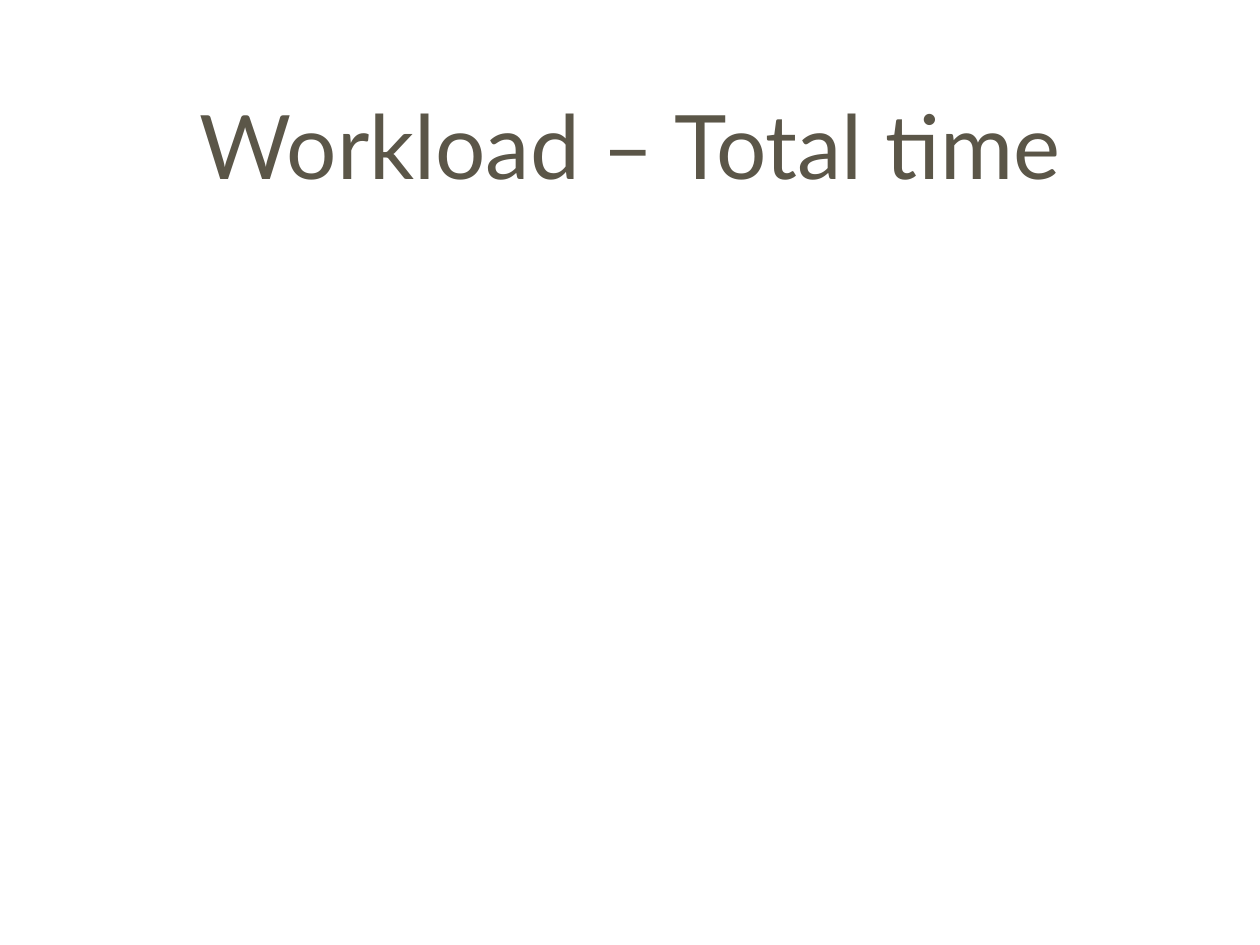
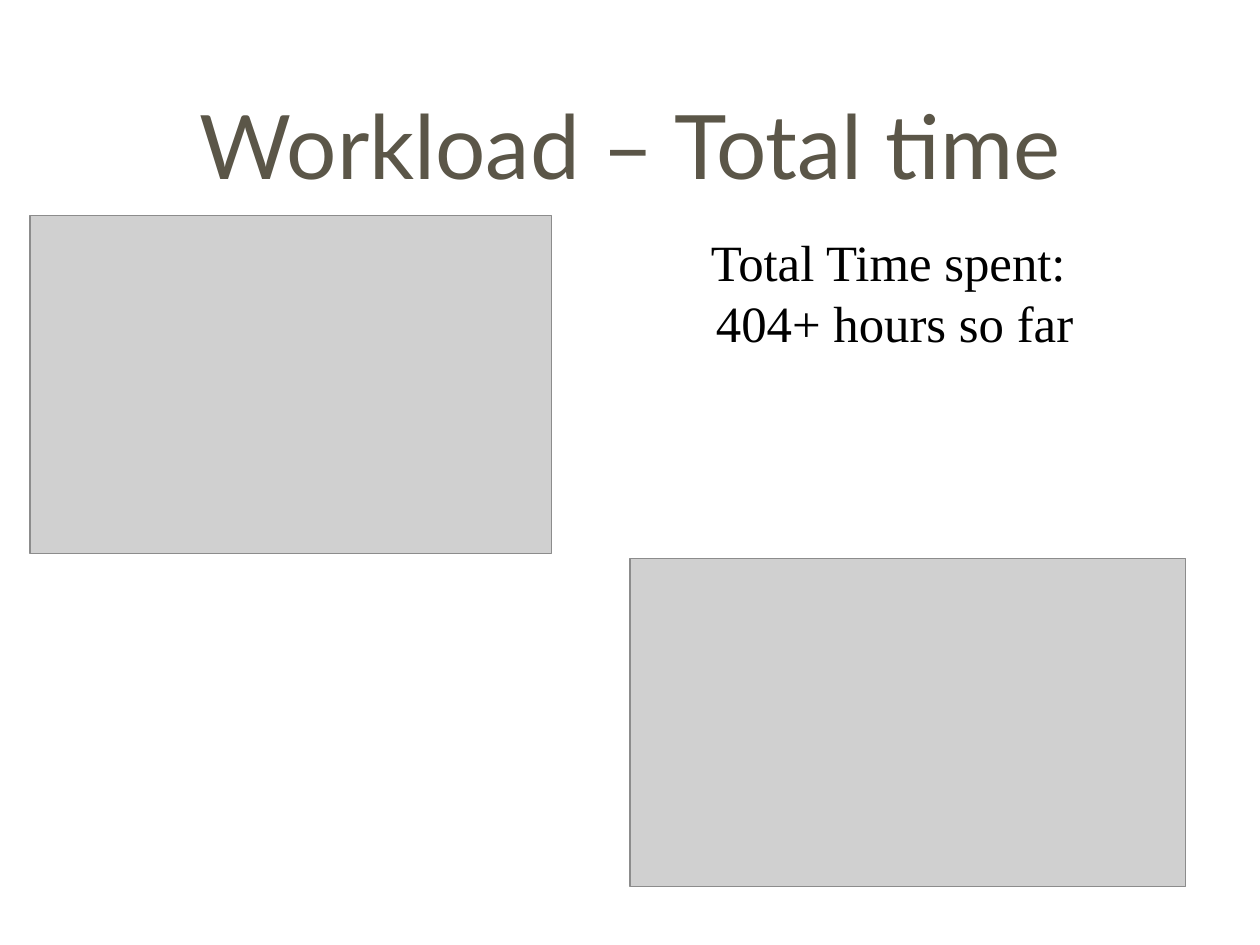
Before and after one commit to Letractively/company-management-system, a slide deck: slide 7 of src/Docs/Milestone04.ppt. Drawn at 1260x945 pixels with LibreOffice and Linux fonts; fonts in the diff are those of the drawing; grey boxes stand for pictures; background and template pictures are left out. Boxes give left, top, right and bottom in pixels: in the first picture for what was removed or moved away, otherwise in the second. Text is boxed around its words. In the diff, an @@ line names an element or a change of style, - is before the commit and + after.

```diff
--- a/src/Docs/Milestone04.ppt
+++ b/src/Docs/Milestone04.ppt
@@ picture added at [30, 215, 551, 553] @@
@@ text added at [711, 245, 1073, 343], 32 pt, text #000000 @@
+Total Time spent:
+404+ hours so far
@@ picture added at [630, 558, 1186, 886] @@
```
Also in this commit, not shown: 3 other slides changed.
